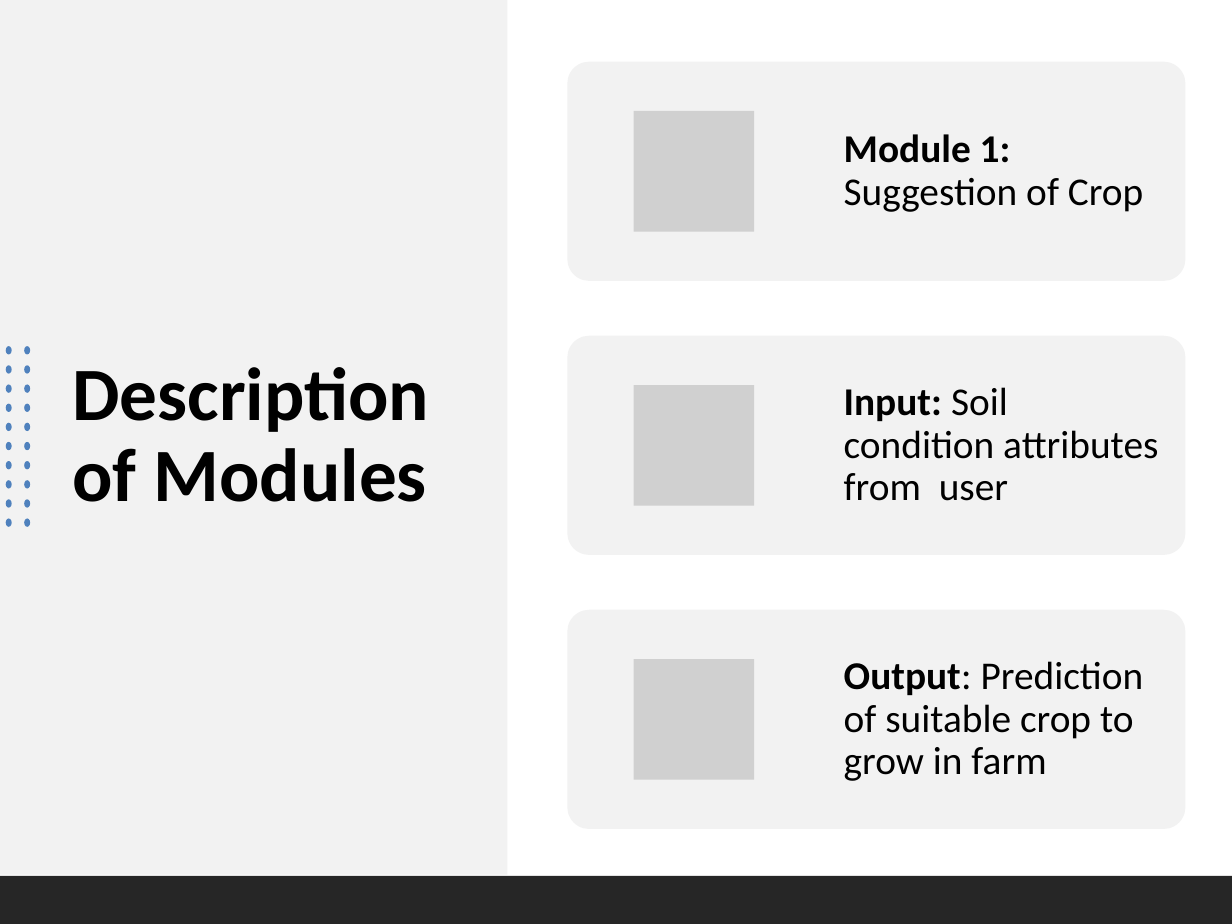
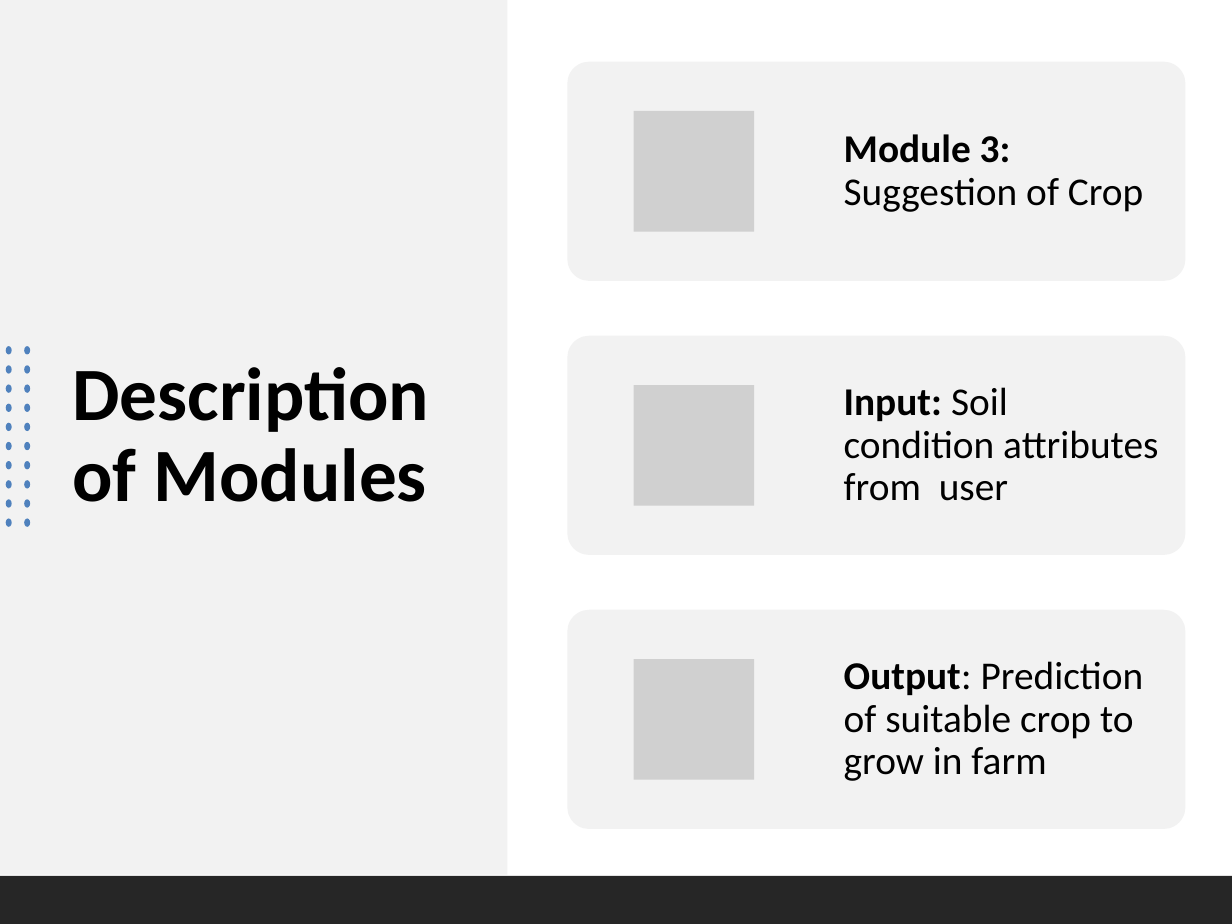
Before and after one commit to tusharpangare/Project-Documents, a slide deck: slide 14 of ppt Group 12.pptx. Drawn at 1232x924 pixels with LibreOffice and Linux fonts; fonts in the diff are those of the drawing; grey boxes stand for pictures. Boxes give left, top, right and bottom in pixels: in the first picture for what was removed or moved away, otherwise in the second. Text is boxed around its words. In the diff, an @@ line names an element or a change of style, - is before the commit and + after.

```diff
--- a/ppt Group 12.pptx
+++ b/ppt Group 12.pptx
@@ text at box(844, 134, 1143, 212): text changed @@
-Module 1: Suggestion of Crop
+Module 3: Suggestion of Crop
```
Also in this commit, not shown: 5 other slides changed, 1 other file.
